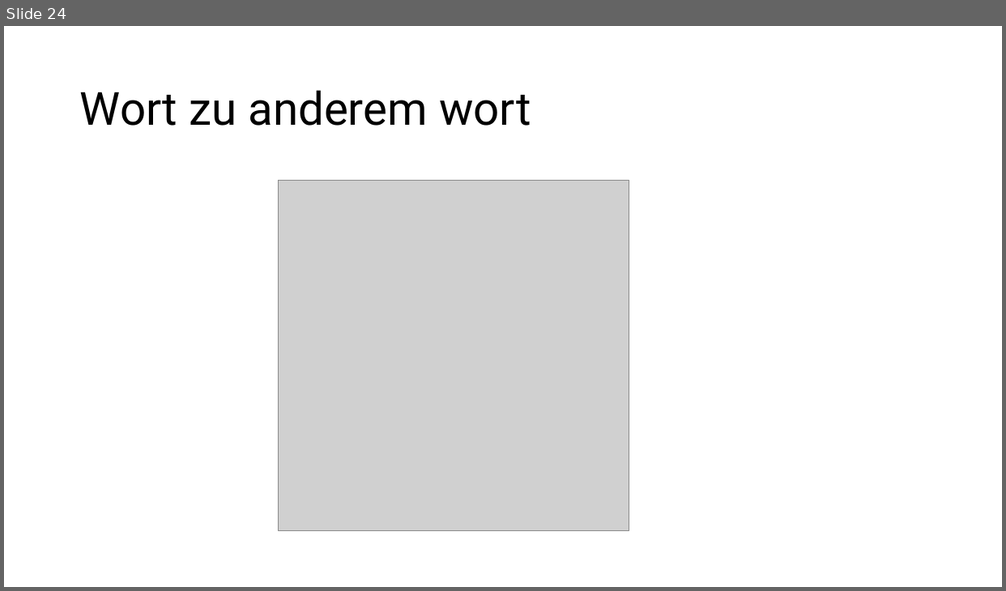
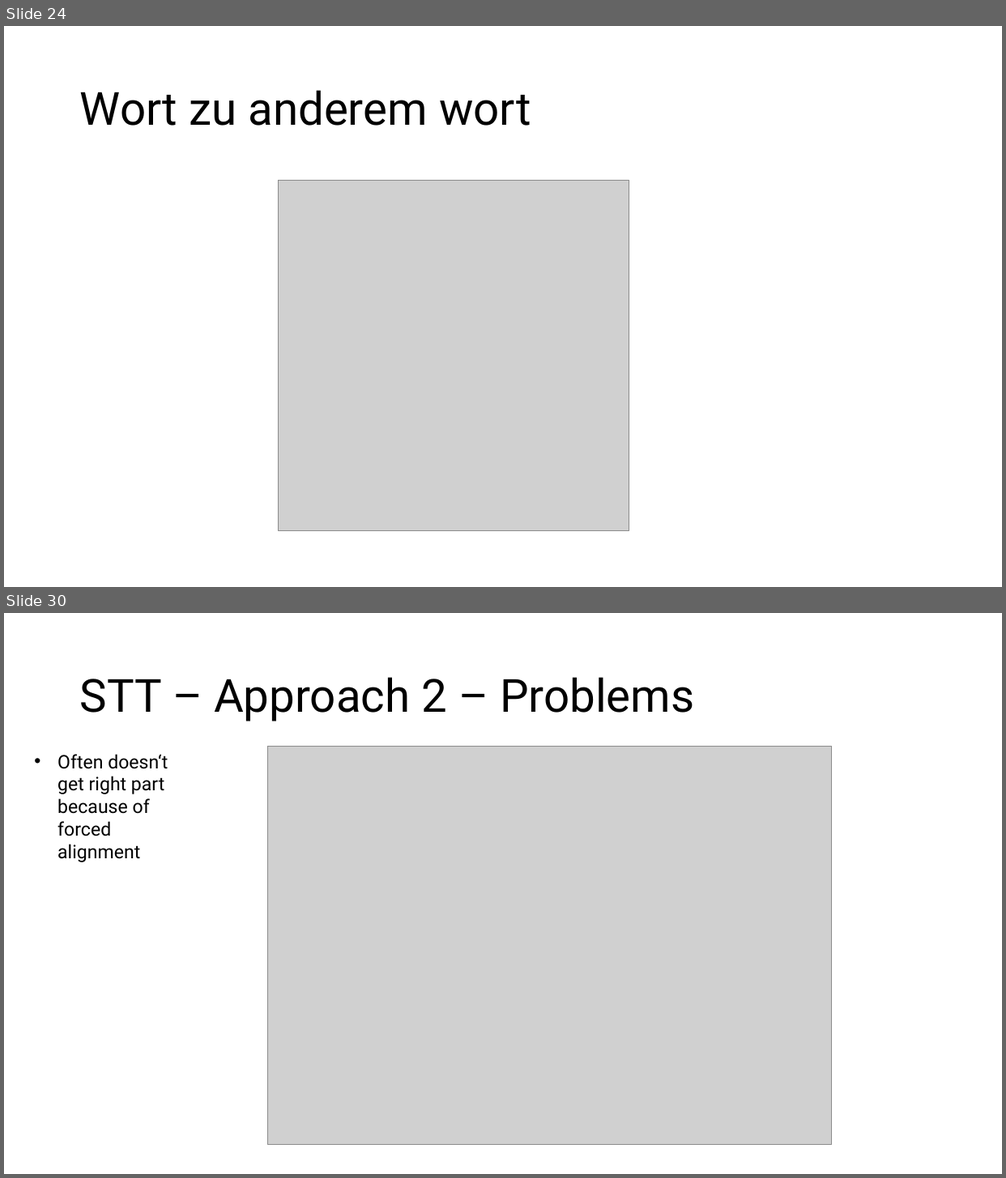
Before and after one commit to Steckdose007/Masterthesis, a slide deck: Interim report 2.pptx. Shown one above the other, each under a label of ours: slide 24 before the commit, slides 24 and 30 after it; the slides between them are not shown. The pictures are 1006x591 and 1006x1178 pixels, drawn with LibreOffice and Linux fonts; fonts in the diff are those of the drawing; grey boxes stand for pictures. Boxes give left, top, right and bottom in pixels: in the first picture for what was removed or moved away, otherwise in the second. Text is boxed around its words. In the diff, an @@ line names an element or a change of style, - is before the commit and + after.

```diff
--- a/Interim report 2.pptx
+++ b/Interim report 2.pptx
@@ slide 30 added at (x1=4, y1=613, x2=1002, y2=1174), background #FFFFFF @@
@@ title added at (x1=80, y1=677, x2=694, y2=722), 44 pt, text #000000 @@
+STT – Approach 2 – Problems
@@ text added at (x1=57, y1=754, x2=168, y2=837), 18 pt, text #000000 @@
+• Often doesn‘t get right part because of forced alignment
@@ picture added at (x1=268, y1=747, x2=832, y2=1144) @@
```
Also in this commit, not shown: 1 slide changed, 7 other slides added, 6 other files.
